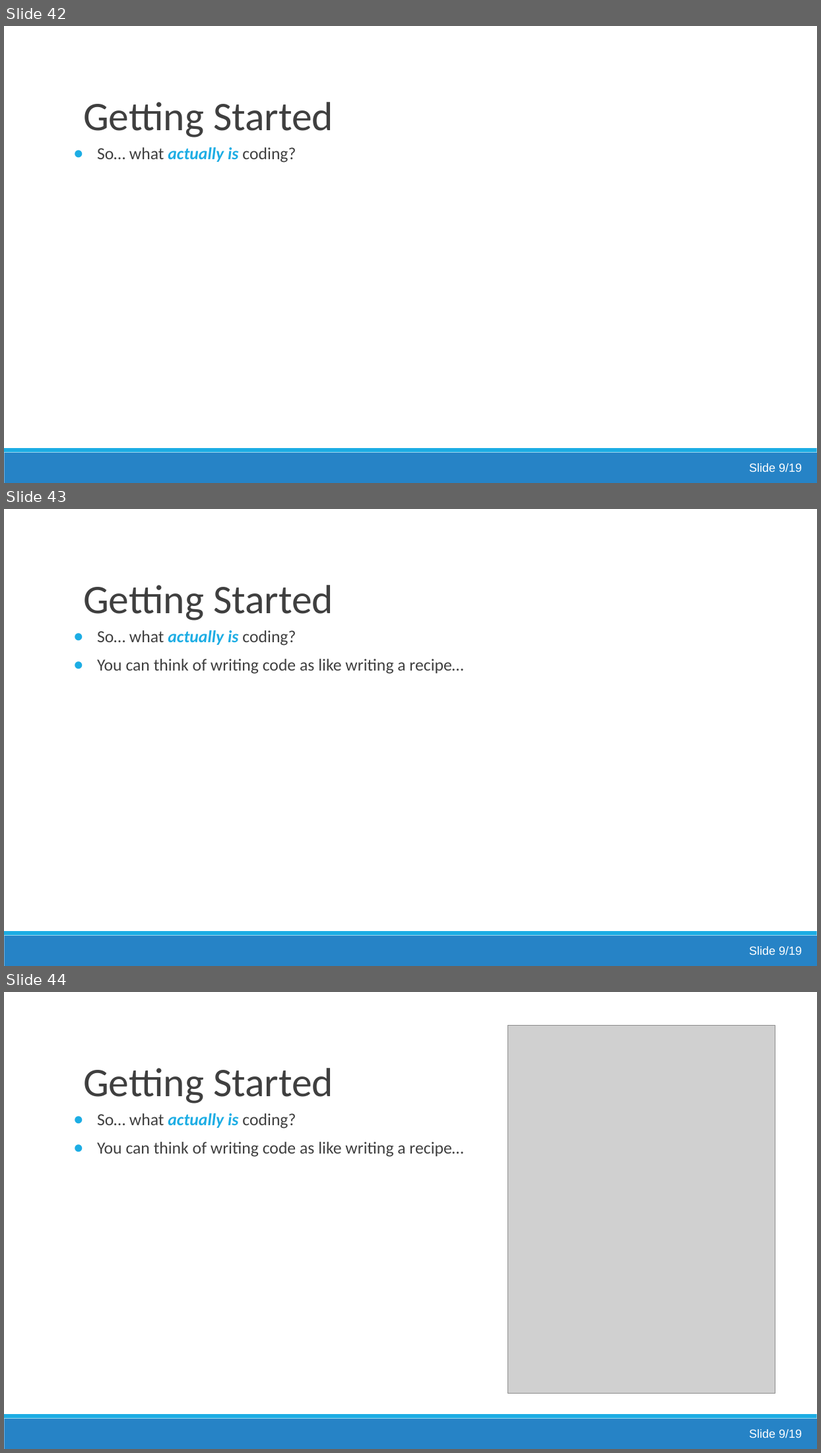
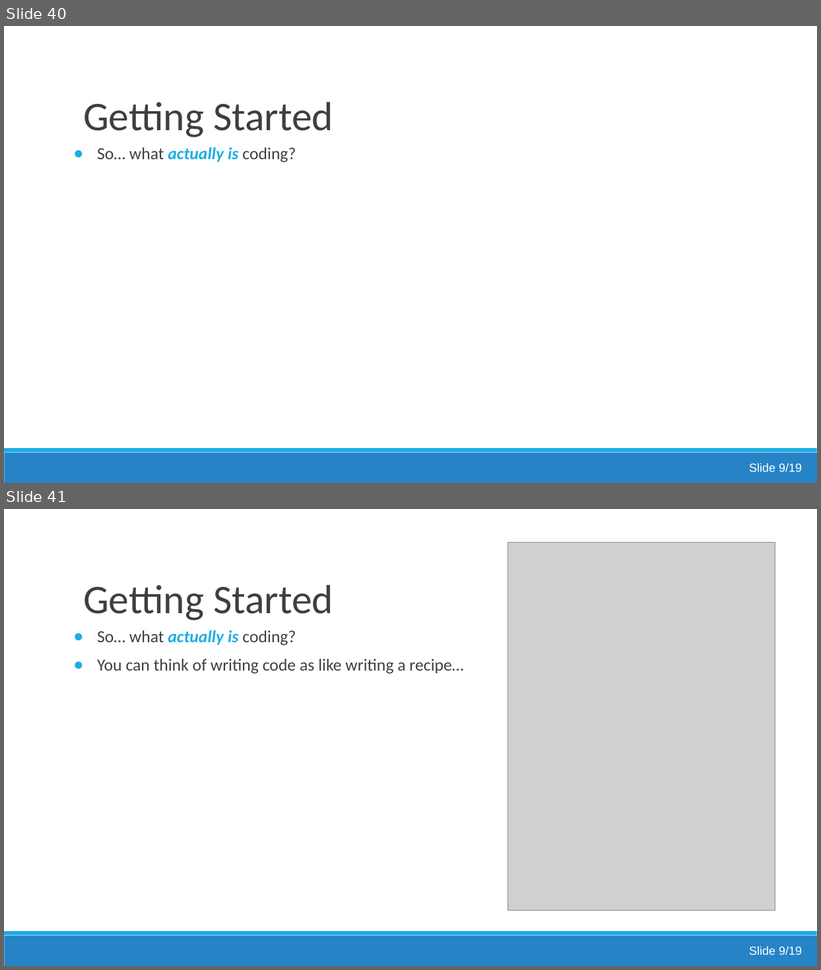
Before and after one commit to jsmartinstats/SCIF10002-2026, a slide deck: 01/Lecture1_Introduction_And_Data_Types.pptx. Shown one above the other, each under a label of ours: slides 42, 43 and 44 before the commit, slides 40 and 41 after it. The pictures are 821x1453 and 821x970 pixels, drawn with LibreOffice and Linux fonts; fonts in the diff are those of the drawing; grey boxes stand for pictures. Boxes give left, top, right and bottom in pixels: in the first picture for what was removed or moved away, otherwise in the second. Text is boxed around its words. In the diff, an @@ line names an element or a change of style, - is before the commit and + after.

```diff
--- a/01/Lecture1_Introduction_And_Data_Types.pptx
+++ b/01/Lecture1_Introduction_And_Data_Types.pptx
@@ slide 43 removed at bbox=[4, 509, 817, 966], background #FFFFFF; not listed: 2 template elements that a slide beside it also shows @@
@@ title removed at bbox=[83, 585, 333, 621] @@
-Getting Started
@@ rectangle removed at bbox=[56, 609, 793, 642] @@
@@ text removed at bbox=[97, 630, 463, 674] @@
-● So… what actually is coding?
-● You can think of writing code as like writing a recipe…
@@ text removed at bbox=[749, 947, 802, 955] @@
-Slide 9/19
@@ what was slide 42 is now slide 40 @@
@@ what was slide 44 is now slide 41 @@
```
Also in this commit, not shown: 3 slides changed, 1 slide added, 2 other slides removed.
